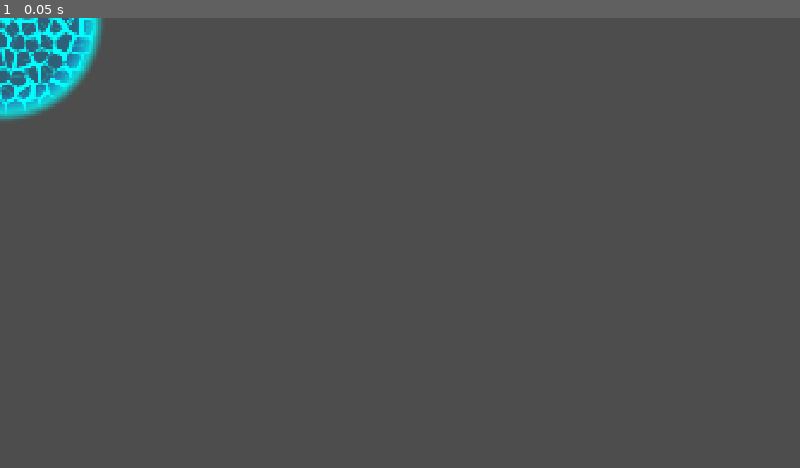
Above: before the commit, frame 1.
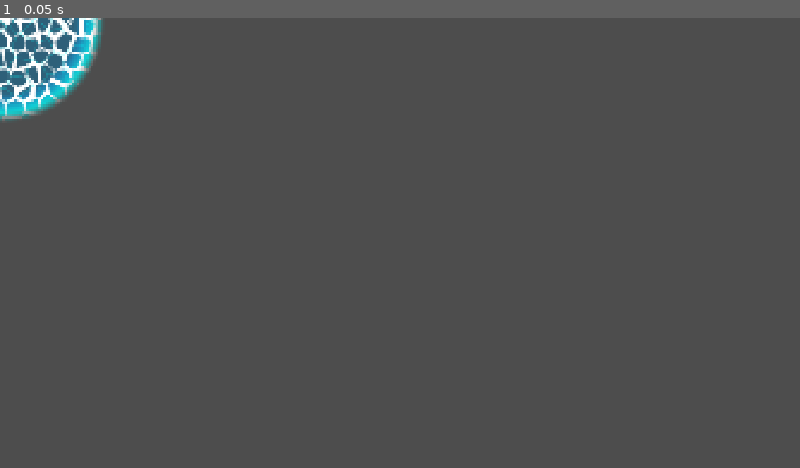
Above: after the commit, the same moment.

Repository: two-sticks-and-a-rock/space-arcade
Game: Godot game, scene res://scenes/player/player_weapons/frost_nova/nova_area.tscn
Same seed, same stepped clock (60 frames per second), same inputs: the game is played once before the commit and once after it. This scene is started directly instead of the project's main scene.
Inputs:
- Up to frame 1 (0.05 s): no input

The runs differ from the first frame. In frame 1, 1.1% of the frame differs, in the area x 0-13%, y 0-23%.

Commit message:
revert nova_area.tscn

Diff:
--- a/scenes/player/player_weapons/frost_nova/nova_area.tscn
+++ b/scenes/player/player_weapons/frost_nova/nova_area.tscn
@@ -1,5 +1,6 @@
 [gd_scene format=3 uid="uid://d3pffleq1i53h"]
 
+[ext_resource type="Shader" uid="uid://3kjq1nh5cfxl" path="res://scenes/player/player_weapons/frost_nova/nova_area.gdshader" id="1_jcg8f"]
 [ext_resource type="Script" uid="uid://cqhnqc658ps4y" path="res://scenes/player/player_weapons/frost_nova/nova_area.gd" id="1_rr2ip"]
 [ext_resource type="Texture2D" uid="uid://b0cpxf3vnsyj1" path="res://art/sprites/bullets/cyro_nova/ice_mosaic_thin_lines.svg" id="3_jlf32"]
 [ext_resource type="Texture2D" uid="uid://dikplrvoe6lny" path="res://art/sprites/bullets/cyro_nova/ice_mosaic_thick_lines.svg" id="4_sb11q"]
@@ -21,6 +22,10 @@
 fill = 1
 fill_from = Vector2(0.5, 0.5)
 fill_to = Vector2(1, 0.113)
+
+[sub_resource type="ShaderMaterial" id="ShaderMaterial_q8vnr"]
+shader = ExtResource("1_jcg8f")
+shader_parameter/intensity = 1.0
 
 [sub_resource type="SpriteFrames" id="SpriteFrames_mx823"]
 animations = [{
@@ -79,6 +84,7 @@
 
 [node name="cracked_ice_animation" type="AnimatedSprite2D" parent="AnimatedSprite2D/gradient2" unique_id=1886256471]
 self_modulate = Color(18.892157, 18.892157, 18.892157, 1)
+material = SubResource("ShaderMaterial_q8vnr")
 position = Vector2(-0.7164195, -0.8358227)
 scale = Vector2(0.23880596, 0.23880596)
 sprite_frames = SubResource("SpriteFrames_mx823")
